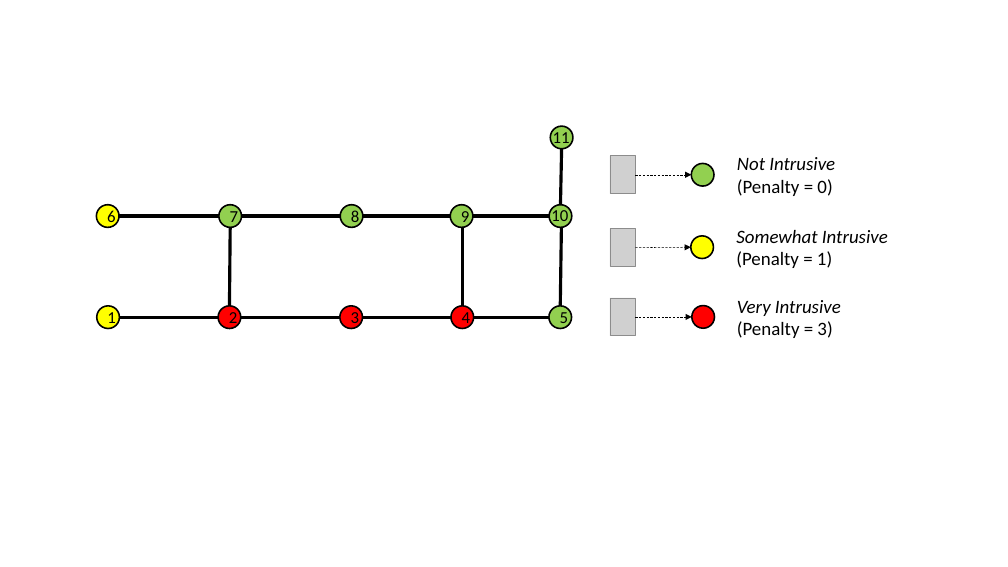
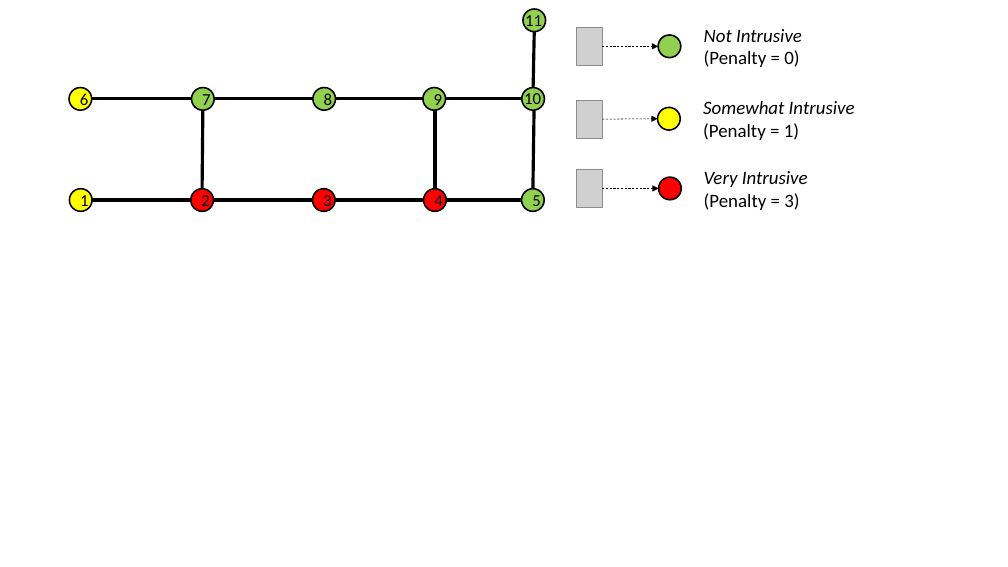
Before and after one commit to cmu-able/explainable-planning, a slide deck: slide 12 of XPlanningEvaluation/data/instruction/instruction.pptx. Drawn at 1008x567 pixels with LibreOffice and Linux fonts; fonts in the diff are those of the drawing; grey boxes stand for pictures. Boxes give left, top, right and bottom in pixels: in the first picture for what was removed or moved away, otherwise in the second. Text is boxed around its words. In the diff, an @@ line names an element or a change of style, - is before the commit and + after.

Commit message:
moved all content in instruction.pptx to top-left corner

```diff
--- a/XPlanningEvaluation/data/instruction/instruction.pptx
+++ b/XPlanningEvaluation/data/instruction/instruction.pptx
@@ 3 ellipses, 1 text moved together from (x1=97, y1=129, x2=572, y2=329) to (x1=70, y1=12, x2=544, y2=212) @@
@@ ellipse moved from (x1=549, y1=205, x2=572, y2=228) to (x1=523, y1=9, x2=546, y2=32) @@
@@ line added from (533, 88) to (535, 32), #000000 3 pt @@
@@ 3 pictures, 3 texts, 3 arrows, 2 ellipses moved together from (x1=610, y1=156, x2=888, y2=338) to (x1=577, y1=27, x2=855, y2=210) @@
@@ ellipse moved from (x1=691, y1=163, x2=714, y2=186) to (x1=659, y1=35, x2=681, y2=57) @@
@@ 6 ellipses, 1 text moved together from (x1=97, y1=205, x2=568, y2=329) to (x1=69, y1=88, x2=541, y2=212) @@
@@ ellipse moved from (x1=551, y1=126, x2=573, y2=149) to (x1=522, y1=88, x2=544, y2=110) @@
@@ line moved from (241, 318) - (340, 318) to (191, 99) - (91, 99) @@
@@ line moved from (231, 228) - (230, 306) to (203, 110) - (202, 189) @@
@@ line moved from (119, 318) - (219, 318) to (313, 99) - (214, 99) @@
@@ line moved from (363, 318) - (451, 318) to (423, 99) - (336, 99) @@
@@ line moved from (463, 228) - (463, 306) to (435, 110) - (435, 188) @@
@@ line moved from (474, 318) - (549, 318) to (522, 99) - (445, 99) @@
@@ line moved from (560, 205) - (562, 149) to (533, 189) - (534, 110) @@
@@ line moved from (219, 216) - (119, 216) to (92, 200) - (191, 200) @@
@@ line moved from (340, 216) - (242, 216) to (213, 200) - (312, 200) @@
@@ line moved from (451, 216) - (363, 216) to (335, 200) - (423, 200) @@
@@ line moved from (549, 216) - (473, 216) to (446, 200) - (522, 200) @@
@@ line removed from (560, 306) to (562, 228) @@
```
Also in this commit, not shown: 12 other slides changed.
